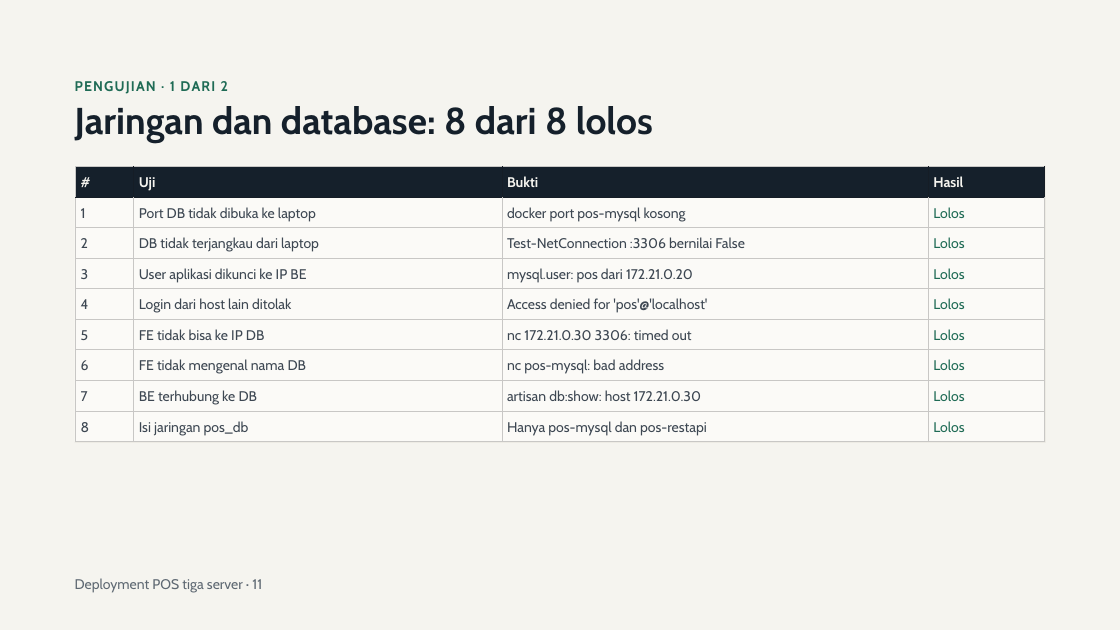
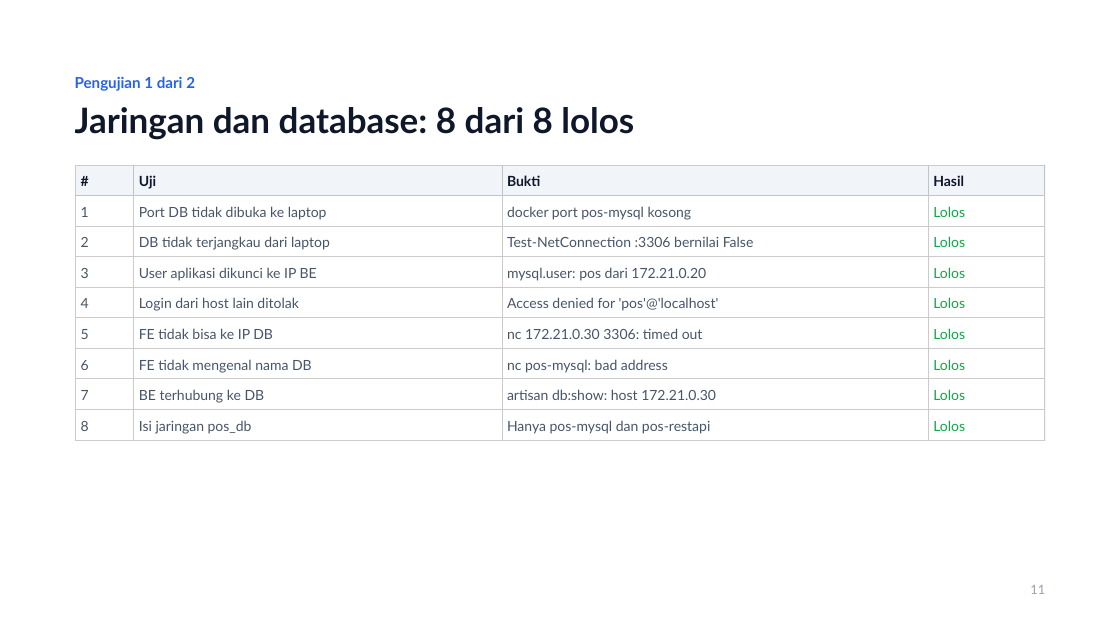
Before and after one commit to JonathanZefanya/Point-Of-Sale, a slide deck: slide 11 of Deployment POS Tiga Server.pptx. Drawn at 1120x630 pixels with LibreOffice and Linux fonts; fonts in the diff are those of the drawing. Boxes give left, top, right and bottom in pixels: in the first picture for what was removed or moved away, otherwise in the second. Text is boxed around its words. In the diff, an @@ line names an element or a change of style, - is before the commit and + after.

```diff
--- a/Deployment POS Tiga Server.pptx
+++ b/Deployment POS Tiga Server.pptx
@@ background #F5F4EF to #FFFFFF @@
@@ text at box(75, 76, 195, 91): text changed; size 12 to 13 pt; font Cabin to Lato; text colour #1F6B55 to #2563EB @@
-PENGUJIAN · 1 DARI 2
+Pengujian 1 dari 2
@@ title "Jaringan dan database: 8 dari ..." at box(75, 107, 634, 140): size 32 to 30 pt, font Cabin to Lato, text colour #15202B to #0F172A; line spacing 35.2pt to 34.5pt @@
@@ rectangle removed at box(75, 166, 1046, 442) @@
@@ table at box(76, 166, 1044, 440) @@
@@ fill #15202B to #F1F5F9 in row 1 @@
@@ font Cabin to Lato @@
@@ text colour #F5F4EF to #0F172A in "#", "Uji", "Bukti", "Hasil" @@
@@ text colour #3D4752 to #475569 in "1", "Port DB tidak dibuka ke laptop", "docker port pos-mysql kosong", "2" and 20 more places @@
@@ text colour #1F6B55 to #16A34A in "Lolos", "Lolos", "Lolos", "Lolos" and 4 more places @@
@@ borders changed @@
@@ line (1045, 164) - (1045, 441): stroke #DDD9CE 0.5 pt to #E2E8F0 0.5 pt @@
@@ line (75, 440) - (1045, 440): stroke #DDD9CE 0.5 pt to #E2E8F0 0.5 pt @@
@@ text at box(1030, 585, 1045, 594): text changed; size 12 to 11 pt; font Cabin to Lato; text colour #5F6973 to #94A3B8 @@
-Deployment POS tiga server · 11
+11
```
Also in this commit, not shown: 14 other slides changed, 2 other files.
